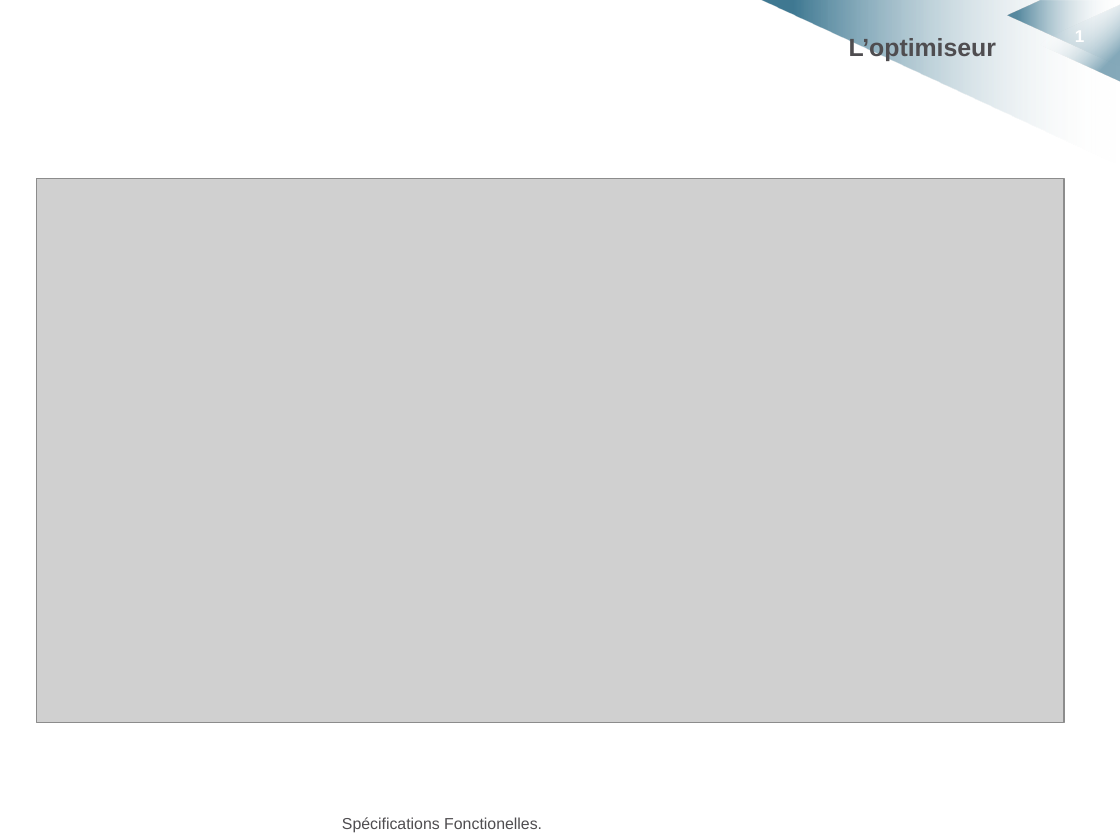
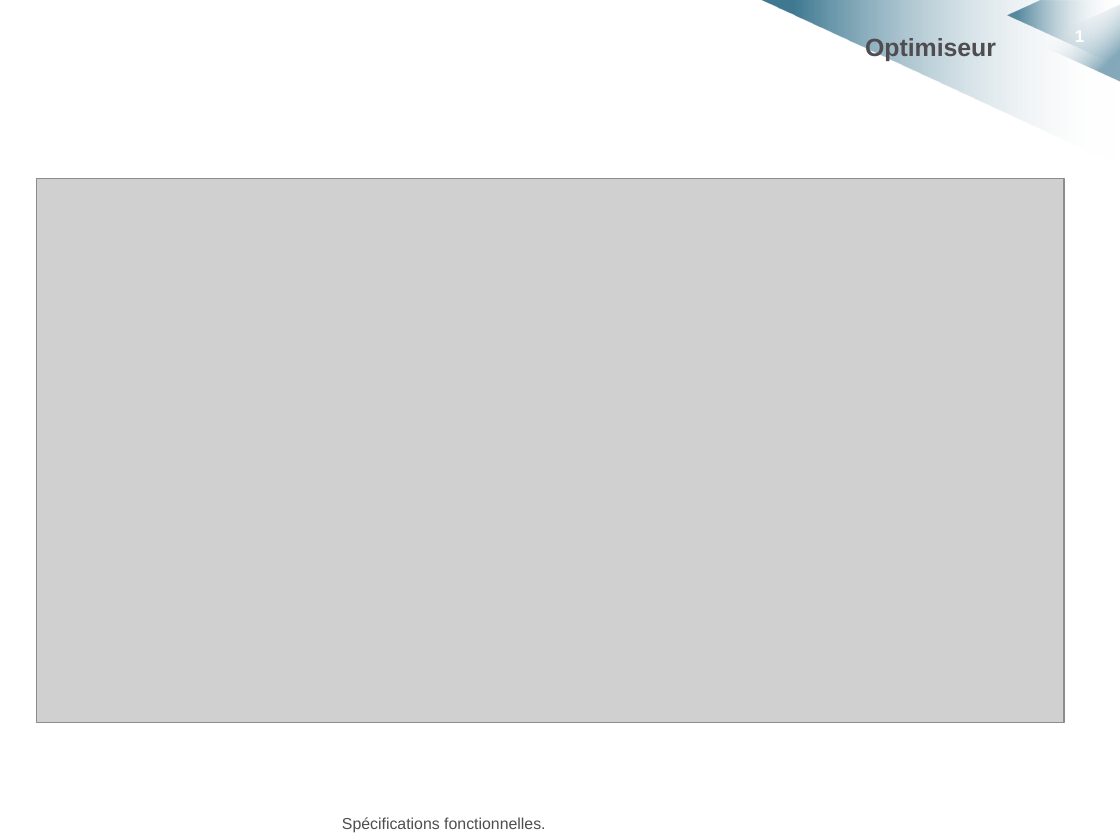
Before and after one commit to HKervadec/korrigolo, a slide deck: slide 1 of soutenances/projet_decembre/spec.pptx. Drawn at 1120x840 pixels with LibreOffice and Linux fonts; fonts in the diff are those of the drawing; grey boxes stand for pictures; background and template pictures are left out. Boxes give left, top, right and bottom in pixels: in the first picture for what was removed or moved away, otherwise in the second. Text is boxed around its words. In the diff, an @@ line names an element or a change of style, - is before the commit and + after.

```diff
--- a/soutenances/projet_decembre/spec.pptx
+++ b/soutenances/projet_decembre/spec.pptx
@@ title at (x1=865, y1=36, x2=996, y2=62): text changed @@
-L’optimiseur
+Optimiseur
@@ text at (x1=342, y1=817, x2=545, y2=833): text changed @@
-Spécifications Fonctionelles.
+Spécifications fonctionnelles.
```
Also in this commit, not shown: 3 slides added, 1 slide removed.
